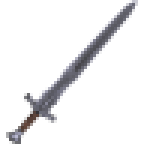
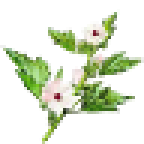
Revision of a layered 144 × 144 image; what changed, layer by layer:
added layer "Pasted Layer#57" above "fancy_bottles.png" over [0, 9, 144, 144]
hid "Pasted Layer#45" over [6, 0, 138, 144]
